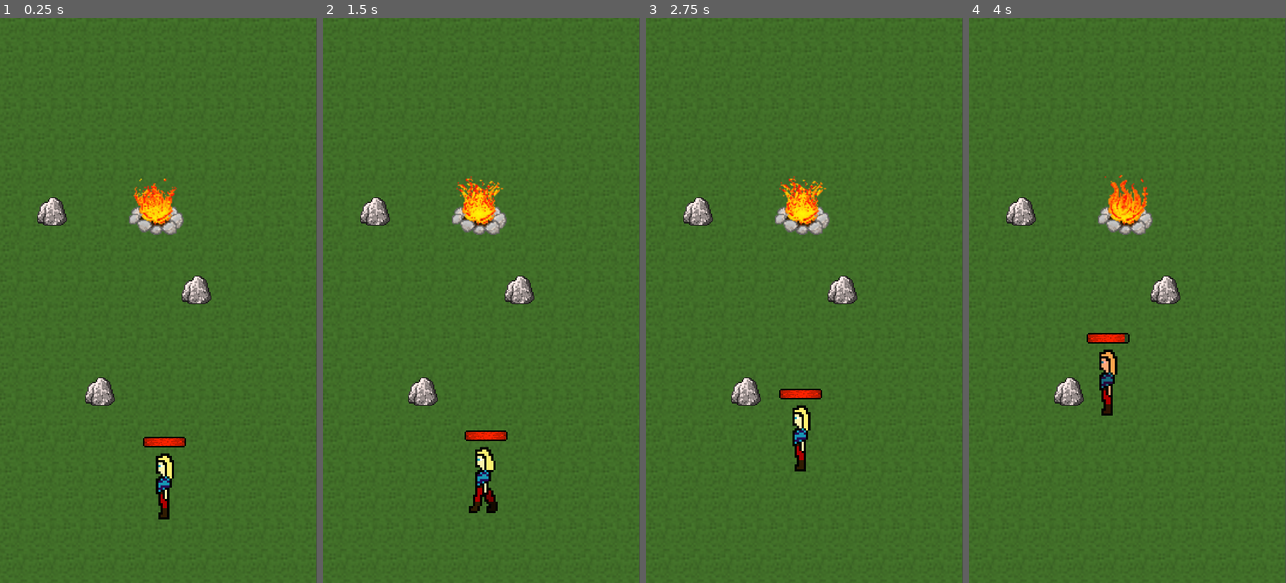
Above: before the commit, frames 1-4 (left to right).
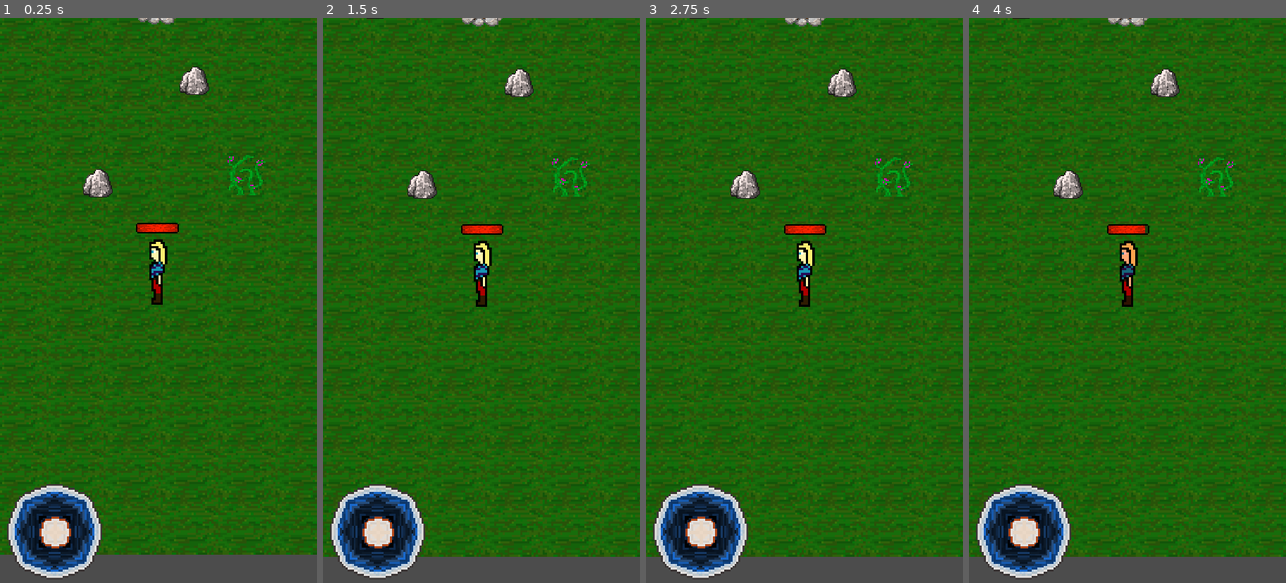
Above: after the commit, the same moments.

Repository: TeamQuay/Character-Movement
Game: Godot game, scene res://Main.tscn
Two runs of this game, one before a commit and one after it. Both use one fixed random seed, a clock stepped at 60 frames per second and the inputs below.
Inputs (mouse positions are in pixels of both pictures, inside the frame that each line leads up to):
- Up to frame 1 (0.25 s): no input
- Up to frame 2 (1.5 s): tap Enter at 0.5 s; move the mouse to (551, 272) at 0.52 s; click (551, 272) at 0.67 s; drag from (418, 328) to (465, 413) at 1.27 s
- Up to frame 3 (2.75 s): move the mouse to (836, 176) at 2.02 s; click (836, 176) at 2.17 s
- Up to frame 4 (4 s): drag from (1111, 413) to (1032, 215) at 2.77 s; move the mouse to (1222, 385) at 3.52 s; hold A from 3.53 s (still down); click (1222, 385) at 3.67 s

The runs differ from the first frame. In frame 1, 100% of the frame differs, in the area x 0-100%, y 0-100%; in frame 2, 100%; in frame 3, 100%; in frame 4, 100%.

Commit message:
added a joystick and deleted movement code yikes

Diff:
--- a/Main.tscn
+++ b/Main.tscn
@@ -1,9 +1,10 @@
-[gd_scene load_steps=5 format=2]
+[gd_scene load_steps=6 format=2]
 
-[ext_resource path="res://graphics/sprites/background/grassbg270-480.png" type="Texture" id=1]
+[ext_resource path="res://scenes/environment/Terrain.tscn" type="PackedScene" id=1]
 [ext_resource path="res://scenes/Player.tscn" type="PackedScene" id=2]
 [ext_resource path="res://scenes/environment/Rock.tscn" type="PackedScene" id=3]
 [ext_resource path="res://scenes/environment/Firepit.tscn" type="PackedScene" id=4]
+[ext_resource path="res://scenes/environment/ThornBush.tscn" type="PackedScene" id=5]
 
 [node name="Main" type="Node2D"]
 
@@ -14,25 +15,25 @@
 
 [node name="WallColliderBack" type="CollisionPolygon2D" parent="WorldBorder"]
 polygon = PoolVector2Array( -8, -8, 304, -416, 1496, -416, 1504, 1736, 1088, 1920, 1080, 8 )
+disabled = true
 __meta__ = {
 "_edit_lock_": true
 }
 
 [node name="WallColliderFront" type="CollisionPolygon2D" parent="WorldBorder"]
 polygon = PoolVector2Array( 1072, 1920, 664, 2128, -376, 2128, -384, 400, -8, 8, -8, 1920 )
+disabled = true
 __meta__ = {
 "_edit_lock_": true
 }
 
-[node name="StoneBG" type="Sprite" parent="."]
-position = Vector2( 537.837, 959.422 )
-scale = Vector2( 4.00157, 4.00157 )
-texture = ExtResource( 1 )
+[node name="Terrain" parent="." instance=ExtResource( 1 )]
+position = Vector2( 593.196, 733.406 )
+
+[node name="YSort" type="YSort" parent="."]
 __meta__ = {
 "_edit_lock_": true
 }
-
-[node name="YSort" type="YSort" parent="."]
 
 [node name="Rock" parent="YSort" instance=ExtResource( 3 )]
 position = Vector2( 180.012, 683.482 )
@@ -46,5 +47,8 @@
 [node name="Firepit" parent="YSort" instance=ExtResource( 4 )]
 position = Vector2( 542.566, 633.456 )
 
+[node name="ThornBush" parent="YSort" instance=ExtResource( 5 )]
+position = Vector2( 844.133, 1243.78 )
+
 [node name="Player" parent="YSort" instance=ExtResource( 2 )]
 position = Vector2( 558.406, 1682.07 )
--- a/project.godot
+++ b/project.godot
@@ -28,6 +28,10 @@
 window/stretch/mode="2d"
 window/stretch/aspect="keep"
 
+[input_devices]
+
+pointing/emulate_touch_from_mouse=true
+
 [rendering]
 
 quality/2d/use_pixel_snap=true
--- /dev/null
+++ b/scenes/Joystick.tscn
@@ -0,0 +1,19 @@
+[gd_scene load_steps=6 format=2]
+
+[ext_resource path="res://graphics/sprites/player/joystick-bg.png" type="Texture" id=1]
+[ext_resource path="res://graphics/sprites/player/joystick-button-off.png" type="Texture" id=2]
+[ext_resource path="res://graphics/sprites/player/joystick-button-on.png" type="Texture" id=3]
+[ext_resource path="res://scripts/player/JoystickButton.gd" type="Script" id=4]
+
+[sub_resource type="CircleShape2D" id=1]
+radius = 150.0
+
+[node name="Joystick" type="Sprite"]
+texture = ExtResource( 1 )
+
+[node name="JoystickButton" type="TouchScreenButton" parent="."]
+position = Vector2( -316.372, -337.942 )
+normal = ExtResource( 2 )
+pressed = ExtResource( 3 )
+shape = SubResource( 1 )
+script = ExtResource( 4 )
--- a/scenes/Player.tscn
+++ b/scenes/Player.tscn
@@ -1,8 +1,10 @@
-[gd_scene load_steps=11 format=2]
+[gd_scene load_steps=14 format=2]
 
 [ext_resource path="res://scripts/player/Player.gd" type="Script" id=1]
 [ext_resource path="res://graphics/sprites/player/player-movement-sprite.png" type="Texture" id=2]
 [ext_resource path="res://scenes/HealthBar.tscn" type="PackedScene" id=3]
+[ext_resource path="res://scripts/player/Camera.gd" type="Script" id=4]
+[ext_resource path="res://scenes/Joystick.tscn" type="PackedScene" id=5]
 
 [sub_resource type="CapsuleShape2D" id=1]
 radius = 27.178
@@ -166,6 +168,10 @@
 "update": 1,
 "values": [ true ]
 }
+
+[sub_resource type="CapsuleShape2D" id=8]
+radius = 28.2363
+height = 247.269
 
 [node name="Player" type="KinematicBody2D"]
 scale = Vector2( 0.7, 0.7 )
@@ -201,5 +207,23 @@
 margin_right = -101.231
 margin_bottom = -370.017
 rect_scale = Vector2( 0.5, 0.5 )
+
+[node name="PlayerArea" type="Area2D" parent="."]
+
+[node name="PlayerHitbox" type="CollisionShape2D" parent="PlayerArea"]
+position = Vector2( 8.72612e-05, -125.666 )
+shape = SubResource( 8 )
+
+[node name="PlayerCamera" type="Camera2D" parent="."]
+current = true
+limit_smoothed = true
+smoothing_enabled = true
+script = ExtResource( 4 )
+
+[node name="HUD" type="CanvasLayer" parent="."]
+
+[node name="Joystick" parent="HUD" instance=ExtResource( 5 )]
+position = Vector2( 185.008, 1744.96 )
+scale = Vector2( 0.339498, 0.339498 )
 [connection signal="update_health" from="." to="HealthBar" method="_on_Player_update_health"]
 [connection signal="timeout" from="DamageIntervalTimer" to="." method="_on_DamageIntervalTimer_timeout"]
--- a/scenes/environment/Firepit.tscn
+++ b/scenes/environment/Firepit.tscn
@@ -35,9 +35,11 @@
 scale = Vector2( 4, 4 )
 
 [node name="Pit" type="Sprite" parent="."]
+scale = Vector2( 0.0362426, 0.0362426 )
 texture = ExtResource( 1 )
 
 [node name="Fire" type="Sprite" parent="."]
+scale = Vector2( 0.036, 0.036 )
 texture = ExtResource( 2 )
 hframes = 4
 frame = 3
--- /dev/null
+++ b/scenes/environment/Terrain.tscn
@@ -0,0 +1,7 @@
+[gd_scene load_steps=2 format=2]
+
+[ext_resource path="res://graphics/sprites/background/background-detailed.png" type="Texture" id=1]
+
+[node name="Terrain" type="Sprite"]
+modulate = Color( 0.596078, 0.596078, 0.596078, 1 )
+texture = ExtResource( 1 )
--- /dev/null
+++ b/scenes/environment/ThornBush.tscn
@@ -0,0 +1,21 @@
+[gd_scene load_steps=4 format=2]
+
+[ext_resource path="res://graphics/sprites/background/thornbush.png" type="Texture" id=1]
+[ext_resource path="res://scripts/environment/ThornBush.gd" type="Script" id=2]
+
+[sub_resource type="CapsuleShape2D" id=1]
+radius = 53.9145
+height = 4.63687
+
+[node name="ThornBush" type="Area2D"]
+script = ExtResource( 2 )
+
+[node name="BushSprite" type="Sprite" parent="."]
+scale = Vector2( 0.2, 0.2 )
+texture = ExtResource( 1 )
+
+[node name="BushCollider" type="CollisionShape2D" parent="."]
+position = Vector2( 0, 13.6512 )
+rotation = 1.5708
+shape = SubResource( 1 )
+[connection signal="body_entered" from="." to="." method="_on_ThornBush_dmg_body_entered"]
--- /dev/null
+++ b/scripts/environment/ThornBush.gd
@@ -0,0 +1,7 @@
+extends Area2D
+
+var thorn_damage = 5
+
+func _on_ThornBush_dmg_body_entered(body):
+	if (body.get_name() == "Player"):
+		body.damage_player(thorn_damage)
--- /dev/null
+++ b/scripts/player/Camera.gd
@@ -0,0 +1,16 @@
+extends Camera2D
+
+const MIDDLE_CLICK = 3
+const SCROLL_UP = 4
+const SCROLL_DOWN = 5
+
+func _input(event):
+	if event is InputEventMouseButton:
+		match event.button_index:
+			SCROLL_UP:		# zoom out
+				self.zoom *= 0.5
+			SCROLL_DOWN: 	# zoom in
+				self.zoom *= 1.5
+			MIDDLE_CLICK:
+				self.zoom.x = 1
+				self.zoom.y = 1
--- a/scripts/player/HealthBar.gd
+++ b/scripts/player/HealthBar.gd
@@ -2,5 +2,6 @@
 
 onready var health_bar = $HealthProgress
 
+# visually updates health bar when update_health called
 func _on_Player_update_health(current_health):
 	health_bar.value = current_health
--- /dev/null
+++ b/scripts/player/JoystickButton.gd
@@ -0,0 +1,49 @@
+extends TouchScreenButton
+
+
+var radius = Vector2(150, 150)	# Radius of the button
+var max_dist = 250 				# How far the button can be dragged from center
+var drag = -1					# Tracks which pointer is touching the screen
+var snap_accel = 20				# Accel for button to snap back to center
+var movement_threshold = 100	# Max dist from center to move button before movement
+
+
+func get_button_pos():
+	return position + radius
+
+# Done each frame
+func _process(delta):
+	if (drag == -1):
+		# return button to the center
+		var pos_diff = (Vector2.ZERO - radius) - position
+		position += pos_diff * snap_accel * delta
+
+
+func _input(event):
+	# check for if button is being dragged or pressed (for mobile devices)
+	# in project settings > input devices > pointing, check "emulate touch from mouse"
+	if (event is InputEventScreenDrag or (event is InputEventScreenTouch and event.is_pressed())):
+		# length from click to center of joystick background
+		var dist_from_center = (event.position - get_parent().global_position).length()
+
+		# if pointer is within the joystick background, we can do stuff
+		if (dist_from_center <= max_dist * global_scale.x or event.get_index() == drag):
+
+			set_global_position(event.position - radius * global_scale)
+
+			# keeps button position within the radius of the joystick background
+			if (get_button_pos().length() > max_dist):
+				set_position(get_button_pos().normalized() * max_dist - radius)
+
+			# keeps track of which pointer caused the movement
+			drag = event.get_index()
+
+	# if pointer lets go, we reset the drag
+	if (event is InputEventScreenTouch and !event.is_pressed() and event.get_index() == drag):
+		drag = -1
+
+func get_value():
+	if (get_button_pos().length() > movement_threshold):
+		return get_button_pos().normalized()
+	else:
+		return Vector2.ZERO
--- a/scripts/player/Player.gd
+++ b/scripts/player/Player.gd
@@ -1,20 +1,21 @@
 # inherits from KinematicBody2D
 extends KinematicBody2D
 
-# signals
 signal update_health(current_health)
 signal death()
 
 # vars for movement properties
 var accel = 20 				# How fast the player accelerates (orig. 15)
 var decel = 25				# How fast the player decelerates (orig. 30)
-var max_speed = 700			# Max speed the player can move
+var max_speed = 500			# Max speed the player can move (orig. 700)
 var min_speed = 0			# Minimum speed the player can move
+var velocity = 0			# Current velocity
+var movement = Vector2.ZERO # Stores movement in R^2 vector
+var move_click = false		# Whether player clicked to move
 
-# vars for runtime
-var velocity = 0
-var movement = Vector2.ZERO
-var drag = false
+# vars for movement latency and more
+var latency_frames = 11		# Number of frames of latency to apply to movement
+var latency_list = []		# List used to "count down" frames before movement
 var max_health = 100
 
 # vars created when _ready called ("$" is a way to get node in the same scene)
@@ -22,43 +23,33 @@
 onready var animate_damage = $DamageAnimator
 onready var current_health = max_health setget set_health
 onready var damage_interval_timer = $DamageIntervalTimer
+onready var joystick = $HUD/Joystick/JoystickButton
+
 
 # Called when the node enters the scene tree for the first time.
 func _ready():
 	print("Spawned: Player with ", current_health, "hp.")
+	for _i in range(latency_frames):
+		latency_list.append(Vector2.ZERO)
 
+# movement functions --------------------------------------
 
 # Runs every frame
-func _physics_process(_delta):
-	# get mouse pos and set next movement
-	var pos = get_global_mouse_position()
-	movement = pos - position
+func _process(_delta):
+	movement = joystick.get_value()
 
-	# if click and movement non-zero, accelerate
-	if (drag and movement != Vector2.ZERO):
-		# play walkright if movement is positive x, else walkleft
-		if movement.x > 0:
+	# animations
+	if (movement != Vector2.ZERO):
+		if (movement.x > 0):
 			animate_movement.play("WalkRight")
 		else:
 			animate_movement.play("WalkLeft")
-		accelerate(accel)
 	else:
 		animate_movement.play("IdleLeft")
-		decelerate(decel)
 
-	# stop player if they slow enough
-	if velocity < accel:
-		velocity = 0
+	#movement = apply_latency(movement)
+	movement = move_and_slide(movement * max_speed)
 
-	# normalize movement and add new velocity
-	if (movement.length() > velocity):
-		movement = velocity * movement.normalized()
-
-	# apply movement using slide, which doesn't need delta!
-	# returns R2 vector after collision
-	movement = move_and_slide(movement)
-
-# movement functions --------------------------------------
 
 func accelerate(magnitude):
 	if (velocity + magnitude <= max_speed):
@@ -68,16 +59,15 @@
 	if (velocity - magnitude >= min_speed):
 		velocity -= magnitude
 
+func apply_latency(vector):
+	latency_list.append(vector)
+	if (len(latency_list) > latency_frames):
+		latency_list.remove(0)
+	return latency_list[0]
 
 func _input(event):
-	# On mouse button click
-	if (event is InputEventMouseButton):
-		if drag:
-			drag = false
-		else:
-			drag = true
 	# FOR TESTING: player takes damage when "A" key pressed
-	elif (event is InputEventKey):
+	if (event is InputEventKey):
 		if (event.pressed  and event.scancode == KEY_A):
 			damage_player(10)
 
@@ -93,13 +83,13 @@
 	# don't damage if within free interval
 	if (damage_interval_timer.is_stopped()):
 		damage_interval_timer.start()
-		# call set_health with new val
+		# call set_health with new hp after damaged
 		set_health(current_health - val)
 		# play red flicker damage animation
 		animate_damage.play("DamageRedFlicker")
 
 func _on_DamageIntervalTimer_timeout():
-	# when timer timeouts, reset to "idle" no-flicker state
+	# when not taking damage, reset to "idle" no-flicker state
 	animate_damage.play("NoDamage")
 
 
Binary file added: graphics/sprites/background/background-detailed.png
Not shown, added: graphics/sprites/background/background-detailed.png.import
Binary file changed: graphics/sprites/background/firepit-empty.png
Binary file changed: graphics/sprites/background/firepit-flames-sprite-sheet.png
Binary file removed: graphics/sprites/background/grass.png
Not shown, removed: graphics/sprites/background/grass.png.import
Binary file removed: graphics/sprites/background/grassbg270-480.png
Not shown, removed: graphics/sprites/background/grassbg270-480.png.import
Binary file added: graphics/sprites/background/thornbush.png
Not shown, added: graphics/sprites/background/thornbush.png.import
Binary file added: graphics/sprites/player/joystick-bg.png
Not shown, added: graphics/sprites/player/joystick-bg.png.import
(and 16 more such lines)
